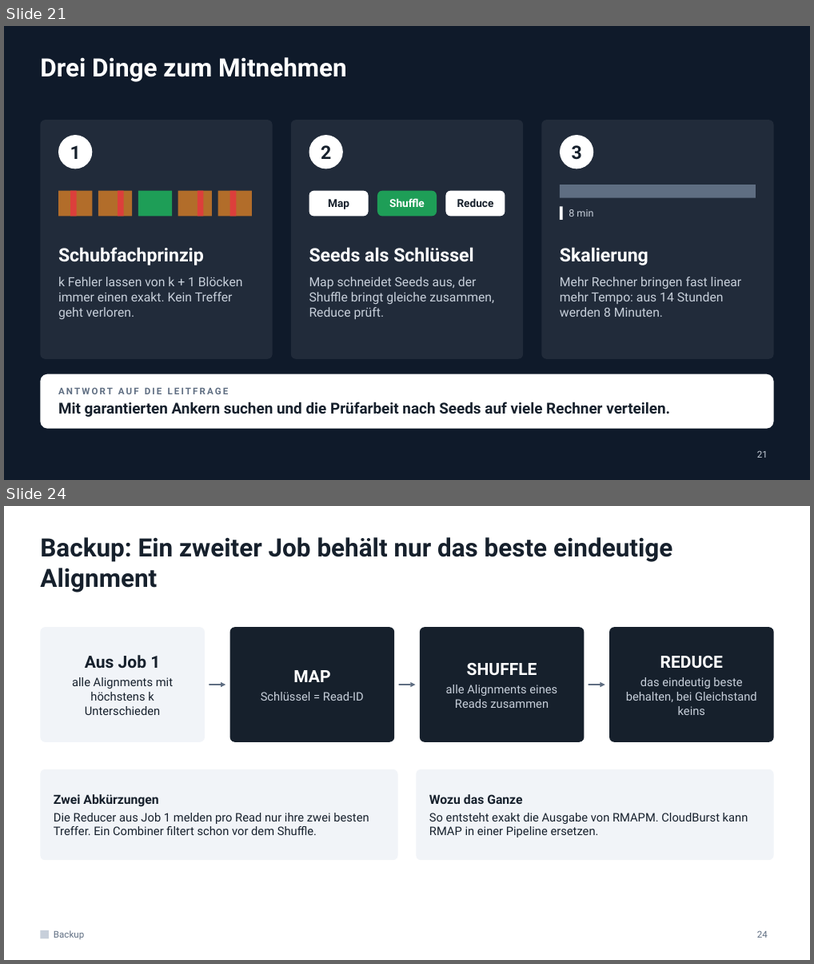
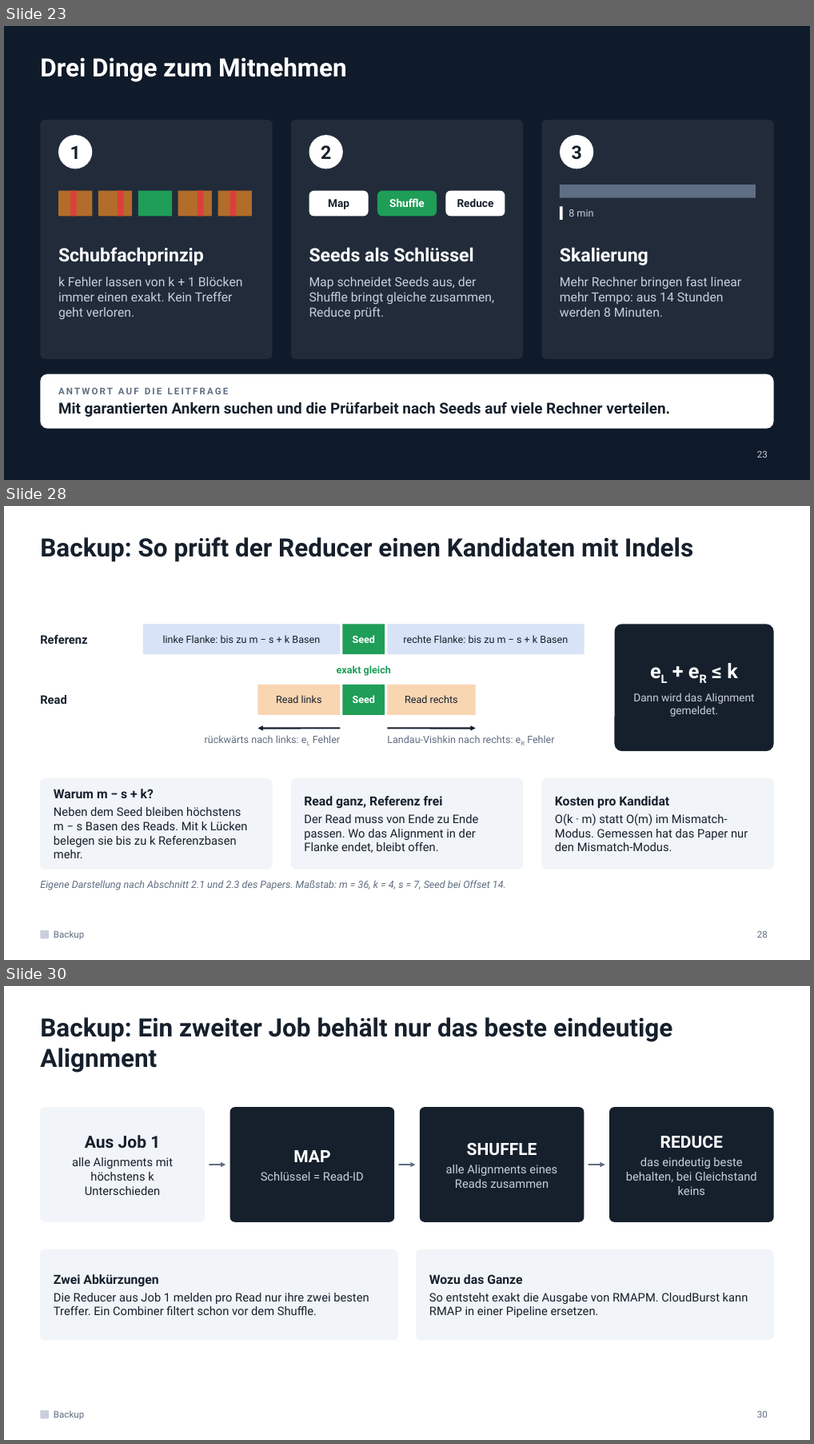
Before and after one commit to mawehl/BigData, a slide deck: CloudBurst_Vortrag.pptx. Shown one above the other, each under a label of ours: slides 21 and 24 before the commit, slides 23, 28 and 30 after it; the slides between them are not shown. The pictures are 814x964 and 814x1444 pixels, drawn with LibreOffice and Linux fonts; fonts in the diff are those of the drawing. Boxes give left, top, right and bottom in pixels: in the first picture for what was removed or moved away, otherwise in the second. Text is boxed around its words. In the diff, an @@ line names an element or a change of style, - is before the commit and + after.

```diff
--- a/CloudBurst_Vortrag.pptx
+++ b/CloudBurst_Vortrag.pptx
@@ slide 28 added at bbox=[4, 506, 810, 960], background #FFFFFF; not listed: 2 template elements that a slide beside it also shows @@
@@ title added at bbox=[40, 537, 694, 562], 30 pt, text #16202C, bold @@
+Backup: So prüft der Reducer einen Kandidaten mit Indels
@@ rectangle added at bbox=[143, 624, 340, 654], fill #2B66D9 at 18% opacity, 12 pt, text #16202C @@
+linke Flanke: bis zu m − s + k Basen
@@ rectangle added at bbox=[342, 624, 385, 654], fill #1E9E57, 12 pt, text #FFFFFF, bold @@
+Seed
@@ rectangle added at bbox=[387, 624, 585, 654], fill #2B66D9 at 18% opacity, 12 pt, text #16202C @@
+rechte Flanke: bis zu m − s + k Basen
@@ rounded rectangle added at bbox=[615, 624, 774, 751], fill #16202C @@
@@ text added at bbox=[40, 635, 87, 644], 14 pt, text #16202C, bold @@
+Referenz
@@ text added at bbox=[337, 665, 391, 676], 12 pt, text #1E9E57, bold @@
+exakt gleich
@@ text added at bbox=[634, 663, 755, 716], 13 pt, text #C7CFDA @@
+eL + eR ≤ k
+Dann wird das Alignment gemeldet.
@@ text added at bbox=[40, 695, 67, 704], 14 pt, text #16202C, bold @@
+Read
@@ rectangle added at bbox=[258, 684, 340, 715], fill #F08A24 at 35% opacity, 12 pt, text #16202C @@
+Read links
@@ rectangle added at bbox=[342, 684, 385, 715], fill #1E9E57, 12 pt, text #FFFFFF, bold @@
+Seed
@@ rectangle added at bbox=[387, 684, 476, 715], fill #F08A24 at 35% opacity, 12 pt, text #16202C @@
+Read rechts
@@ text added at bbox=[205, 735, 340, 743], 12 pt, text #5F6E82 @@
+rückwärts nach links: eL Fehler
@@ arrow added from (340, 728) to (258, 728), #16202C 2 pt @@
@@ arrow added from (387, 728) to (476, 728), #16202C 2 pt @@
@@ text added at bbox=[387, 735, 554, 743], 12 pt, text #5F6E82 @@
+Landau-Vishkin nach rechts: eR Fehler
@@ rounded rectangle added at bbox=[40, 778, 273, 869], fill #F1F4F8 @@
@@ text added at bbox=[54, 788, 248, 858], 14 pt, text #16202C @@
+Warum m − s + k?
+Neben dem Seed bleiben höchstens m − s Basen des Reads. Mit k Lücken belegen sie bis zu k Referenzbasen mehr.
@@ rounded rectangle added at bbox=[291, 778, 524, 869], fill #F1F4F8 @@
@@ rounded rectangle added at bbox=[542, 778, 774, 869], fill #F1F4F8 @@
@@ text added at bbox=[304, 796, 479, 852], 14 pt, text #16202C @@
+Read ganz, Referenz frei
+Der Read muss von Ende zu Ende passen. Wo das Alignment in der Flanke endet, bleibt offen.
@@ text added at bbox=[555, 796, 748, 851], 14 pt, text #16202C @@
+Kosten pro Kandidat
+O(k · m) statt O(m) im Mismatch-Modus. Gemessen hat das Paper nur den Mismatch-Modus.
@@ text added at bbox=[40, 880, 506, 890], 12 pt, text #5F6E82, italic @@
+Eigene Darstellung nach Abschnitt 2.1 und 2.3 des Papers. Maßstab: m = 36, k = 4, s = 7, Seed bei Offset 14.
@@ page number added at bbox=[758, 930, 768, 937], 11 pt, text #5F6E82 @@
+28
@@ what was slide 21 is now slide 23 @@
@@ page number at bbox=[758, 450, 768, 457]: text changed @@
-21
+23
@@ what was slide 24 is now slide 30 @@
@@ page number at bbox=[758, 1410, 768, 1417]: text changed @@
-24
+30
```
Also in this commit, not shown: 8 slides changed, 7 other slides added, 1 slide removed, 1 other file.
